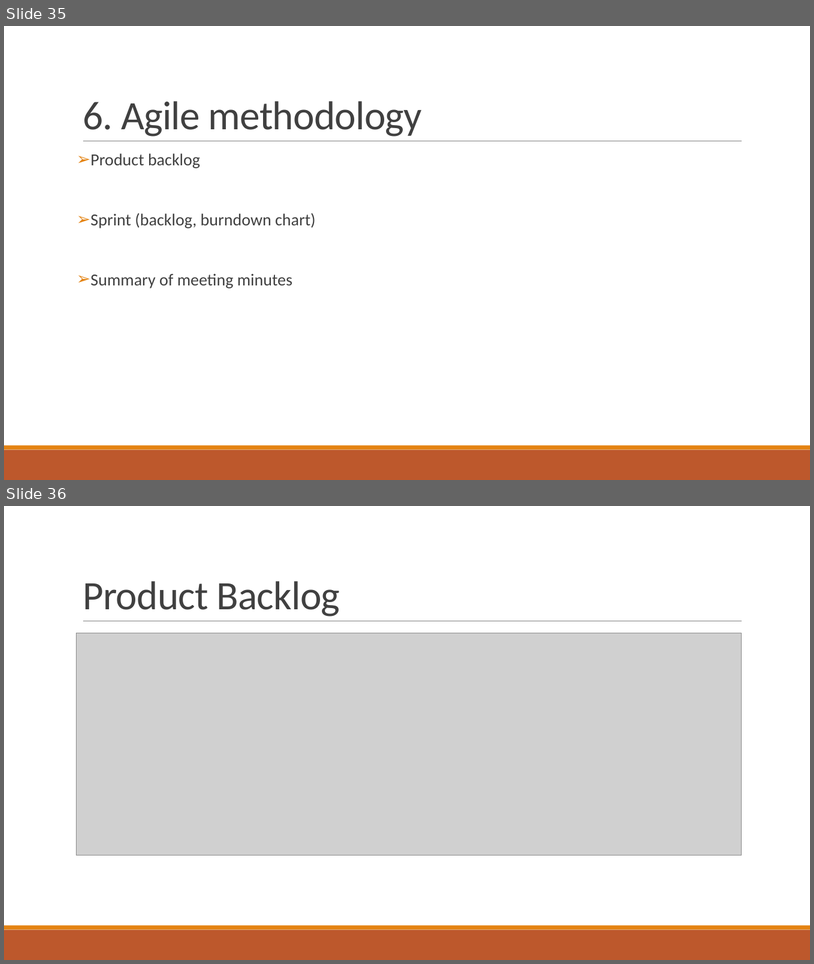
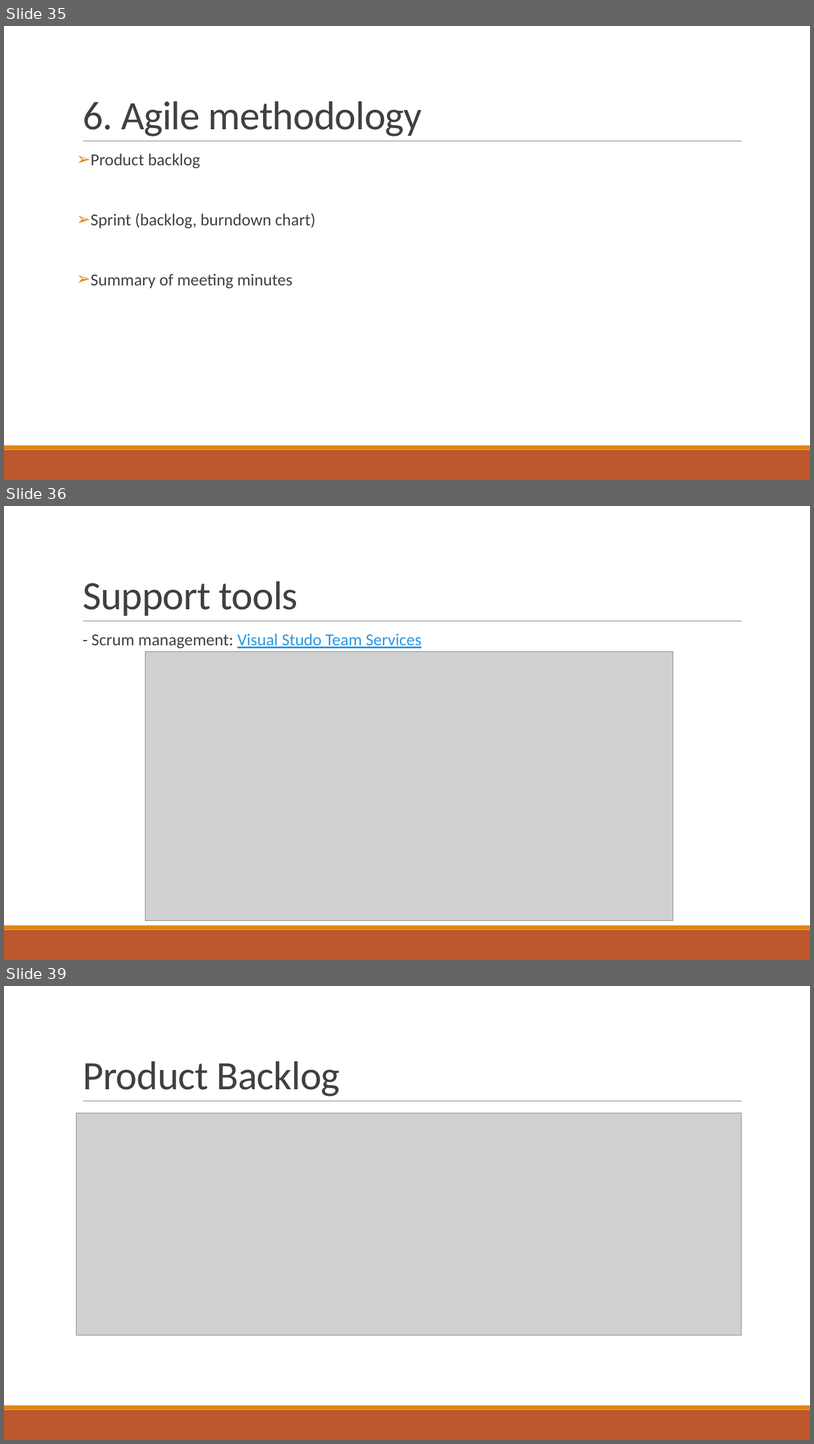
Before and after one commit to EnterpriseWebSoftwareDevelopmentSEM7-G2/ec-management, a slide deck: documents/Presentation.pptx. Shown one above the other, each under a label of ours: slides 35 and 36 before the commit, slides 35, 36 and 39 after it; the slides between them are not shown. The pictures are 814x964 and 814x1444 pixels, drawn with LibreOffice and Linux fonts; fonts in the diff are those of the drawing; grey boxes stand for pictures. Boxes give left, top, right and bottom in pixels: in the first picture for what was removed or moved away, otherwise in the second. Text is boxed around its words. In the diff, an @@ line names an element or a change of style, - is before the commit and + after.

```diff
--- a/documents/Presentation.pptx
+++ b/documents/Presentation.pptx
@@ slide 36 added at box(4, 506, 810, 960), background #FFFFFF; not listed: 3 template elements that a slide beside it also shows @@
@@ title added at box(83, 581, 299, 616), 48 pt, text #404040 @@
+Support tools
@@ text added at box(92, 633, 422, 648), 20 pt, text #2998E3, underline @@
+  - Scrum management: Visual Studo Team Services
@@ picture added at box(145, 651, 673, 920) @@
@@ what was slide 36 is now slide 39 @@
```
Also in this commit, not shown: 2 other slides added.
